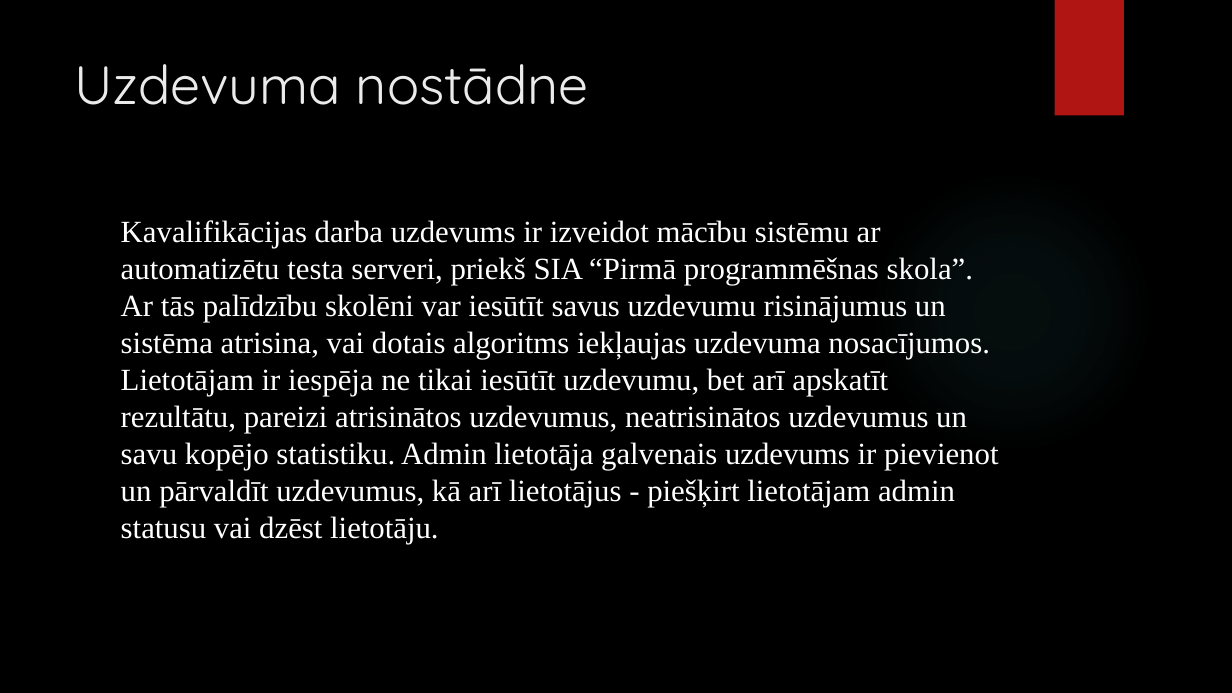
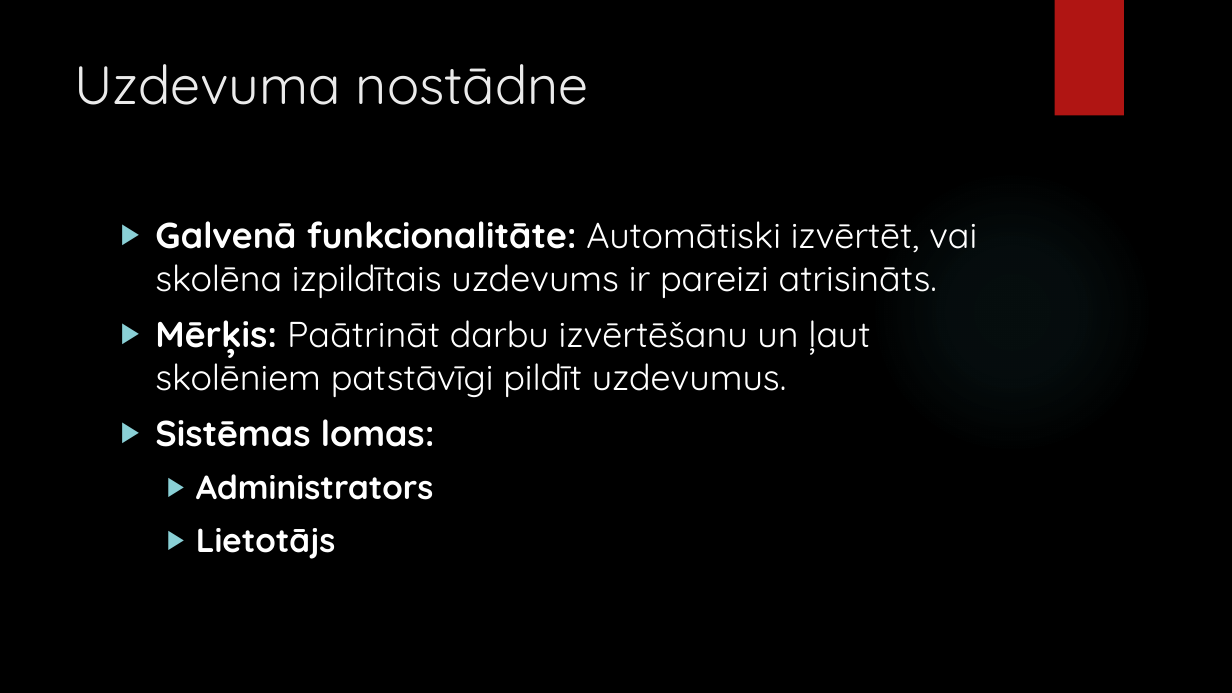
Before and after one commit to rvtprog-kval-21/D41-linardsLiepenieks-PPSMacibuSistema, a slide deck: slide 2 of Dokumentacija/Prezentacija.pptx. Drawn at 1232x693 pixels with LibreOffice and Linux fonts; fonts in the diff are those of the drawing; background and template pictures are left out. Boxes give left, top, right and bottom in pixels: in the first picture for what was removed or moved away, otherwise in the second. Text is boxed around its words. In the diff, an @@ line names an element or a change of style, - is before the commit and + after.

```diff
--- a/Dokumentacija/Prezentacija.pptx
+++ b/Dokumentacija/Prezentacija.pptx
@@ text at box(155, 221, 977, 559): text changed; size 24 to 28 pt; font Times New Roman to Quicksand @@
-Kavalifikācijas darba uzdevums ir izveidot mācību sistēmu ar automatizētu testa serveri, priekš SIA “Pirmā programmēšnas skola”. Ar tās palīdzību skolēni var iesūtīt savus uzdevumu risinājumus un sistēma atrisina, vai dotais algoritms iekļaujas uzdevuma nosacījumos. Lietotājam ir iespēja ne tikai iesūtīt uzdevumu, bet arī apskatīt rezultātu, pareizi atrisinātos uzdevumus, neatrisinātos uzdevumus un savu kopējo statistiku. Admin lietotāja galvenais uzdevums ir pievienot un pārvaldīt uzdevumus, kā arī lietotājus - piešķirt lietotājam admin statusu vai dzēst lietotāju.
+▶ Galvenā funkcionalitāte: Automātiski izvērtēt, vai skolēna izpildītais uzdevums ir pareizi atrisināts.
+▶ Mērķis: Paātrināt darbu izvērtēšanu un ļaut skolēniem patstāvīgi pildīt uzdevumus.
+▶ Sistēmas lomas:
+  ▶ Administrators
+  ▶ Lietotājs
```
Also in this commit, not shown: 1 other slide changed, 3 slides added, 1 other file.
